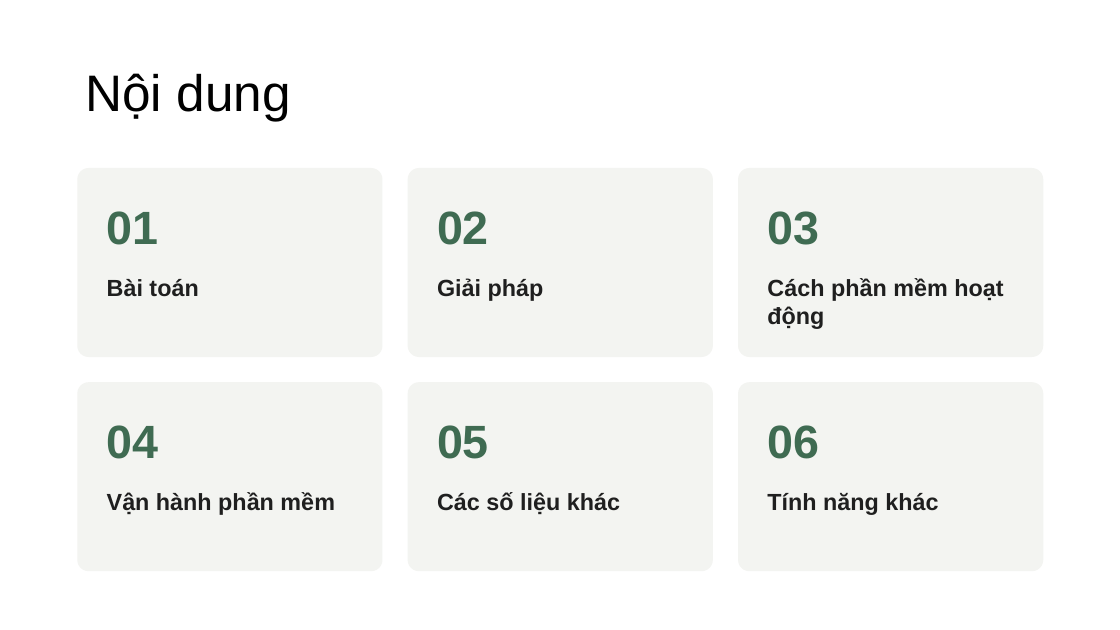
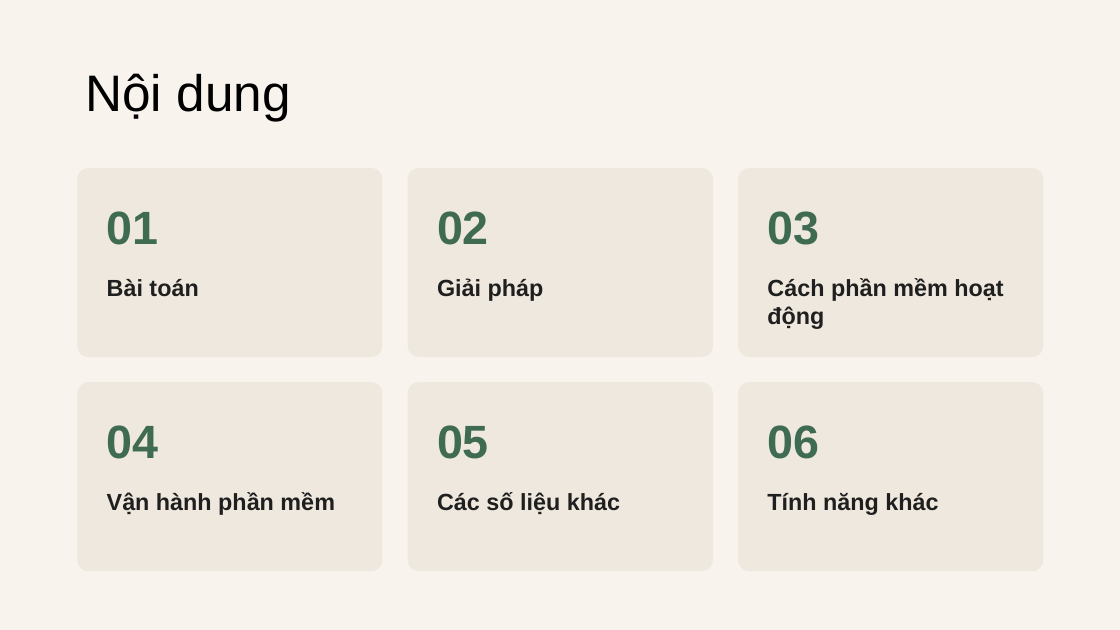
Before and after one commit to nguyenphanvantruong6969-arch/rbda-kiosk, a slide deck: slide 2 of THUYET_TRINH_KHKT_DA_SUA_FONT.pptx. Drawn at 1120x630 pixels with LibreOffice and Linux fonts; fonts in the diff are those of the drawing. Boxes give left, top, right and bottom in pixels: in the first picture for what was removed or moved away, otherwise in the second. Text is boxed around its words. In the diff, an @@ line names an element or a change of style, - is before the commit and + after.

```diff
--- a/THUYET_TRINH_KHKT_DA_SUA_FONT.pptx
+++ b/THUYET_TRINH_KHKT_DA_SUA_FONT.pptx
@@ background #FFFFFF to #F8F3ED @@
@@ fill #F3F4F1 to #EFE8DE in 6 elements at box(77, 168, 382, 357), box(408, 168, 712, 357), box(739, 168, 1044, 357), box(77, 382, 382, 571), box(408, 382, 712, 571), box(739, 382, 1044, 571) @@
```
Also in this commit, not shown: 13 other slides changed.
